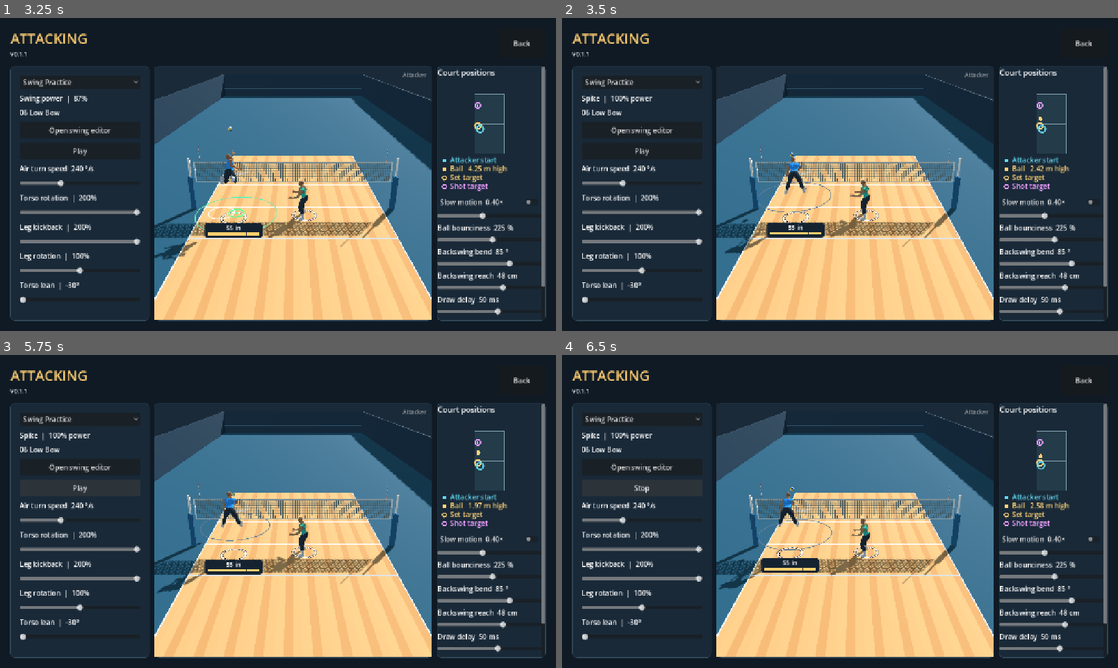
Above: before the commit, frames 1-4 (two rows, left to right).
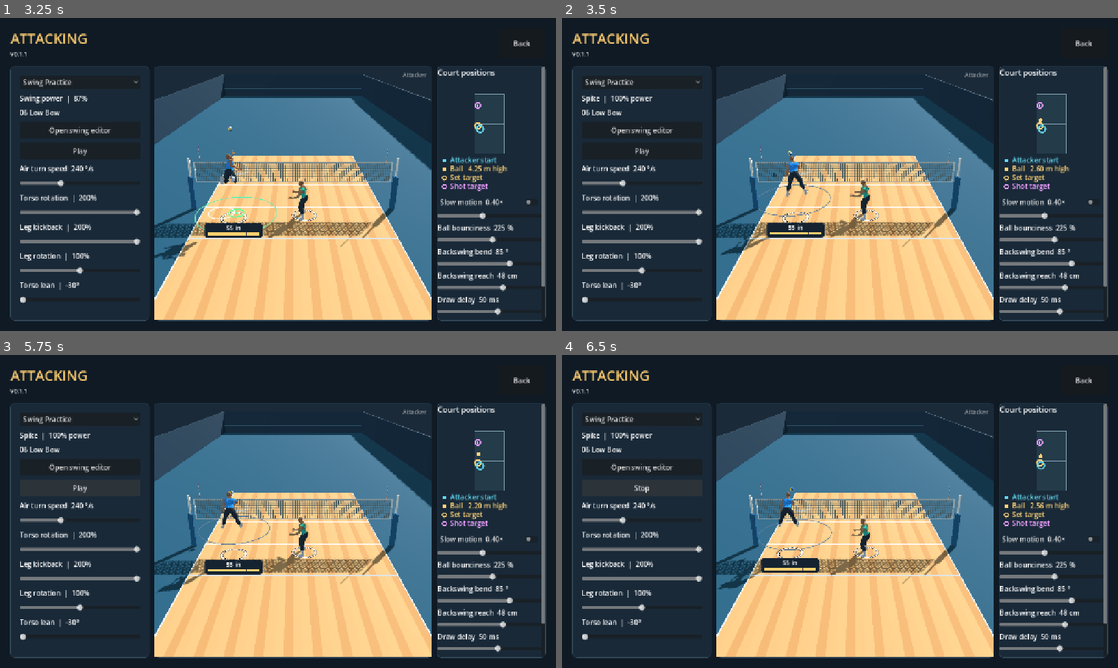
Above: after the commit, the same moments.

Repository: foreandr/volleyball
Game: Godot game, scene res://scenes/main.tscn
Same seed, same stepped clock (60 frames per second), same inputs: the game is played once before the commit and once after it.
Inputs:
- Up to frame 1 (3.25 s): click "Story" at 0.5 s; click "New" at 1.25 s; click "Save" at 2 s; click "Attacking" at 2.75 s
- Up to frame 2 (3.5 s): no input
- Up to frame 3 (5.75 s): click "Play" at 3.5 s; click "Swing Practice" at 4.25 s; click "Stop" at 5 s
- Up to frame 4 (6.5 s): click "Play" at 5.75 s

Frame 1 is identical in both runs. In frame 2, 0.4% of the frame differs, in the area x 28-87%, y 31-76%; in frame 3, 0.3%; in frame 4, less than 0.1%.

Commit message:
Smooth the approach swing and match wrist roll to the finish

Diff:
--- a/scripts/attack_drill.gd
+++ b/scripts/attack_drill.gd
@@ -92,6 +92,7 @@
 var swing_contact_aim: Vector3
 var swing_finish_pose: Array[Transform3D] = []
 var approach_arm_transition: Array[Transform3D] = []
+var approach_render_rotations: Array[Quaternion] = []
 var swing_palm_roll := 0.0
 var swing_contact: Vector3
 var swing_contact_extension := 1.0
@@ -260,6 +261,7 @@
 	show_attack_net({},0.0)
 	swing_finish_pose.clear()
 	approach_arm_transition.clear()
+	approach_render_rotations.clear()
 	swing_palm_roll = 0.0
 	if swing_target == null:
 		swing_target = region.duplicate()
@@ -975,13 +977,12 @@
 		SpikeArm.blend_arm(pose,swing_finish_pose,author,weight,"l")
 		SpikeArm.open_strike_hand(pose,author,0.94*weight)
 	else:
-		var palm_finish := SpikeArm.finish_palm_weight(shot_aim,contact,line_weight >= 0.5)
 		# Smooth the roll through the near-vertical hand angle using game time.
 		var roll_step := deg_to_rad(2700.0)*delta
 		var shot_direction := (rig.to_local(shot_aim)-ball_target).normalized()
 		var compact_finish := SpikeArm.compact_finish_weight(shot_aim,contact,line_weight < 0.5)
 		var arm_weight := 1.0 if approach_practice and stage == Stage.SET else weight
-		swing_palm_roll = SpikeArm.apply(pose,author,ball_target,arm_weight,extension,follow,draw_progress,arm_lift,line_weight,palm_finish,elbow_clearance,swing_palm_roll,roll_step,shot_direction,compact_finish,backswing_reach*backswing_weight,approach_practice)
+		swing_palm_roll = SpikeArm.apply(pose,author,ball_target,arm_weight,extension,follow,draw_progress,arm_lift,line_weight,elbow_clearance,swing_palm_roll,roll_step,shot_direction,compact_finish,backswing_reach*backswing_weight,approach_practice)
 		var guide_drop := maxf(smoothstep(0.07,0.83,extension),smoothstep(0.0,0.62,follow))
 		if approach_practice and stage == Stage.SET:
 			guide_drop = maxf(guide_drop*0.75,0.72*smootherstep(0.28,0.49,clock-swing_started))
@@ -1019,8 +1020,18 @@
 			if source_weight > 0.0:
 				SpikeArm.blend_arm(pose,approach_arm_transition,author,source_weight)
 				SpikeArm.blend_arm(pose,approach_arm_transition,author,source_weight,"l")
+	var smoothing := 0.0
+	if approach_practice and not approach_arm_transition.is_empty():
+		if approach_render_rotations.is_empty():
+			for source in approach_arm_transition:
+				approach_render_rotations.append(source.basis.get_rotation_quaternion())
+		smoothing = exp(-delta/0.016)*smoothstep(0.0,0.32,weight)
 	for bone in rig.get_bone_count():
-		rig.set_bone_pose_rotation(bone,pose[bone].basis.get_rotation_quaternion())
+		var rotation := pose[bone].basis.get_rotation_quaternion()
+		if smoothing > 0.0:
+			rotation = rotation.slerp(approach_render_rotations[bone],smoothing)
+			approach_render_rotations[bone] = rotation
+		rig.set_bone_pose_rotation(bone,rotation)
 
 func shot_line_weight(target: Vector3, origin: Vector3) -> float:
 	# Only an inward angle crosses the court. Outward aim can still run down the near sideline.
--- a/scripts/spike_arm_swing.gd
+++ b/scripts/spike_arm_swing.gd
@@ -8,7 +8,7 @@
 	var direction := target-origin
 	return clampf(angle_difference(facing,atan2(direction.x,direction.z)),-0.95,0.95)
 
-static func apply(pose: Array, author: RefCounted, ball: Vec …(73 unchanged characters)… t, arm_lift: float, line_weight: float, palm_finish: float, elbow_clearance: float, previous_roll: f …(130 unchanged characters)…
+static func apply(pose: Array, author: RefCounted, ball: Vec …(73 unchanged characters)… t, arm_lift: float, line_weight: float, elbow_clearance: float, previous_roll: f …(130 unchanged characters)…
 	var shoulder: Vector3 = author.point(pose,"upperarm_r")
 	var draw := Vector3(-0.04,0.40,0.08).lerp(Vector3(0.02,0.05,-0.12),draw_progress)
 	var wrist_target := ball-(ball-shoulder).normalized()*0.06-shot_direction*0.11
@@ -19,7 +19,11 @@
 	target += Vector3(-0.05,0.14,-0.10)*sin(PI*extension)
 	var finish := follow
 	var same_side := line_weight < 0.5
-	target = follow_through_target(pose,author,shoulder,target,hip_finish(pose,author,same_side),finish,same_side,compact_finish)
+	var finish_point := hip_finish(pose,author,same_side)
+	var across: Vector3 = (author.point(pose,"upperarm_l")-shoulder).normalized()
+	var chest_center: Vector3 = shoulder.lerp(author.point(pose,"upperarm_l"),0.5)
+	var cross_body := (finish_point-chest_center).dot(across) > 0.0
+	target = follow_through_target(pose,author,shoulder,target,finish_point,finish,same_side,compact_finish)
 	var elbow_pole := Vector3(-1.0,0.16,-0.84).lerp(Vector3(-0.75,0.38,-0.28),smoothstep(0.62,1.0,extension))
 	var draw_elbow_limit := 112.0+42.0*smoothstep(0.0,0.60,backswing_reach)
 	var elbow_limit := lerpf(draw_elbow_limit,158.0,smoothstep(0.29,0.98,extension))
@@ -34,13 +38,9 @@
 	var wrist_alignment := lerpf(0.90,0.68,smoothstep(0.04,0.70,extension))
 	wrist_alignment = lerpf(wrist_alignment,0.96,smoothstep(0.0,0.86,follow))
 	align_wrist_to_forearm(pose,author,wrist_alignment*solve_weight)
-	var release_turn := 0.38*smoothstep(0.35,0.98,extension)
-	if line_weight >= 0.5:
-		# Start the across-body roll on forward extension, after the arm leaves the draw.
-		release_turn = 0.70*smoothstep(0.24,0.86,extension)
-	var palm_progress := maxf(release_turn,follow)
-	var face_weight := smoothstep(0.07,0.48,extension)*(1.0-smoothstep(0.03,0.60,follow))
-	var roll := roll_finish_palm(pose,author,palm_finish,palm_progress,line_weight >= 0.5,previous_roll,roll_step,shot_direction,face_weight,ball)
+	var palm_progress := maxf(smoothstep(0.20,0.74,extension),follow)
+	var face_weight := smoothstep(0.07,0.35,extension)*(1.0-smoothstep(0.35,0.72,extension))*(1.0-smoothstep(0.03,0.60,follow))
+	var roll := roll_finish_palm(pose,author,1.0,palm_progress,cross_body,previous_roll,roll_step,shot_direction,face_weight,ball)
 	if finish > 0.0:
 		blend_arm(base,pose,author,weight)
 	open_strike_hand(base,author,weight*lerpf(0.70,0.94,smoothstep(0.12,0.85,extension)))
@@ -155,11 +155,6 @@
 	var slope := absf(target.x-origin.x)/maxf(target.z-origin.z,0.1)
 	return 1.0-smoothstep(0.30,0.55,slope) if same_side else 1.0-smoothstep(0.065,0.27,slope)
 
-static func finish_palm_weight(target: Vector3, origin: Vector3, cross_body: bool) -> float:
-	if cross_body: return 1.0
-	var lateral := absf(target.x-origin.x)/maxf(target.z-origin.z,0.1)
-	return smoothstep(0.045,0.13,lateral)
-
 static func roll_finish_palm(pose: Array, author: RefCounted, amount: float, follow: float, cross_body: bool, previous_roll := 0.0, roll_step := INF, shot_direction := Vector3.ZERO, face_weight := 0.0, ball := Vector3.ZERO) -> float:
 	var weight := amount*smoothstep(0.05,0.84,follow)
 	if weight <= 0.0 and face_weight <= 0.0: return 0.0
